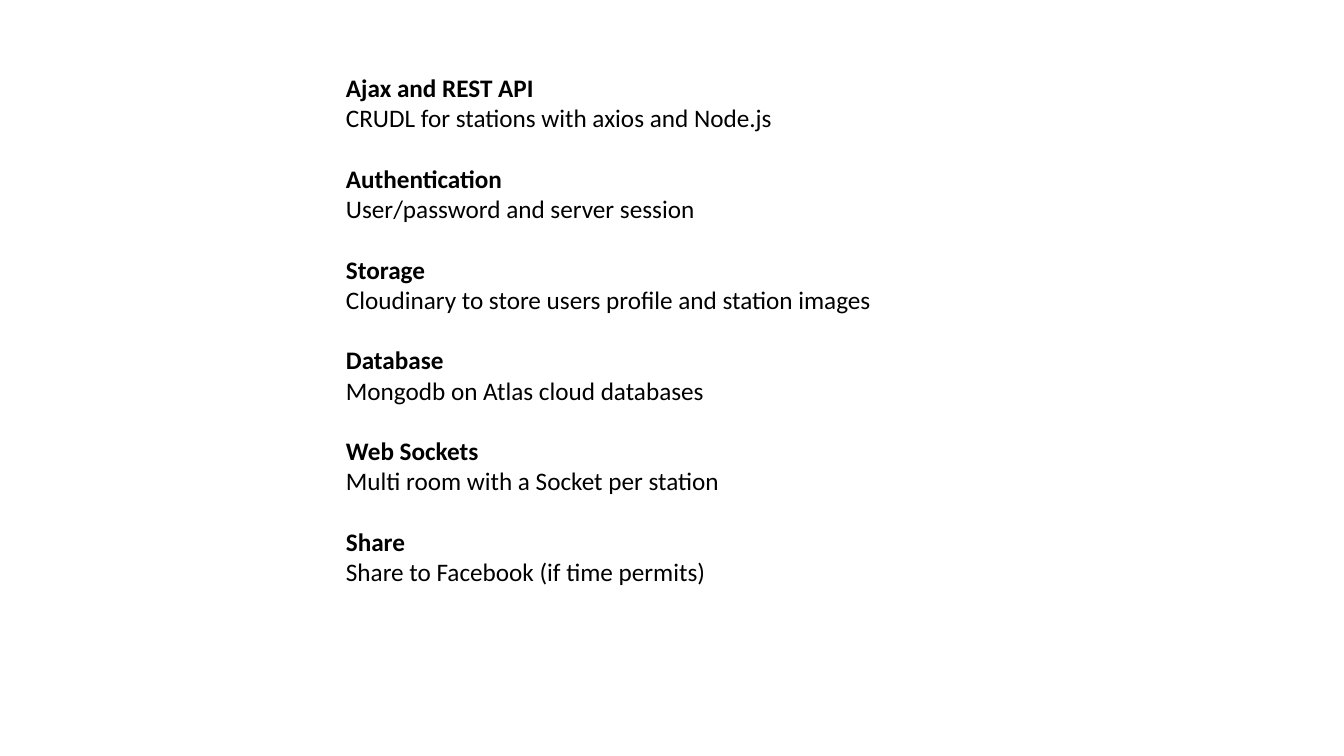
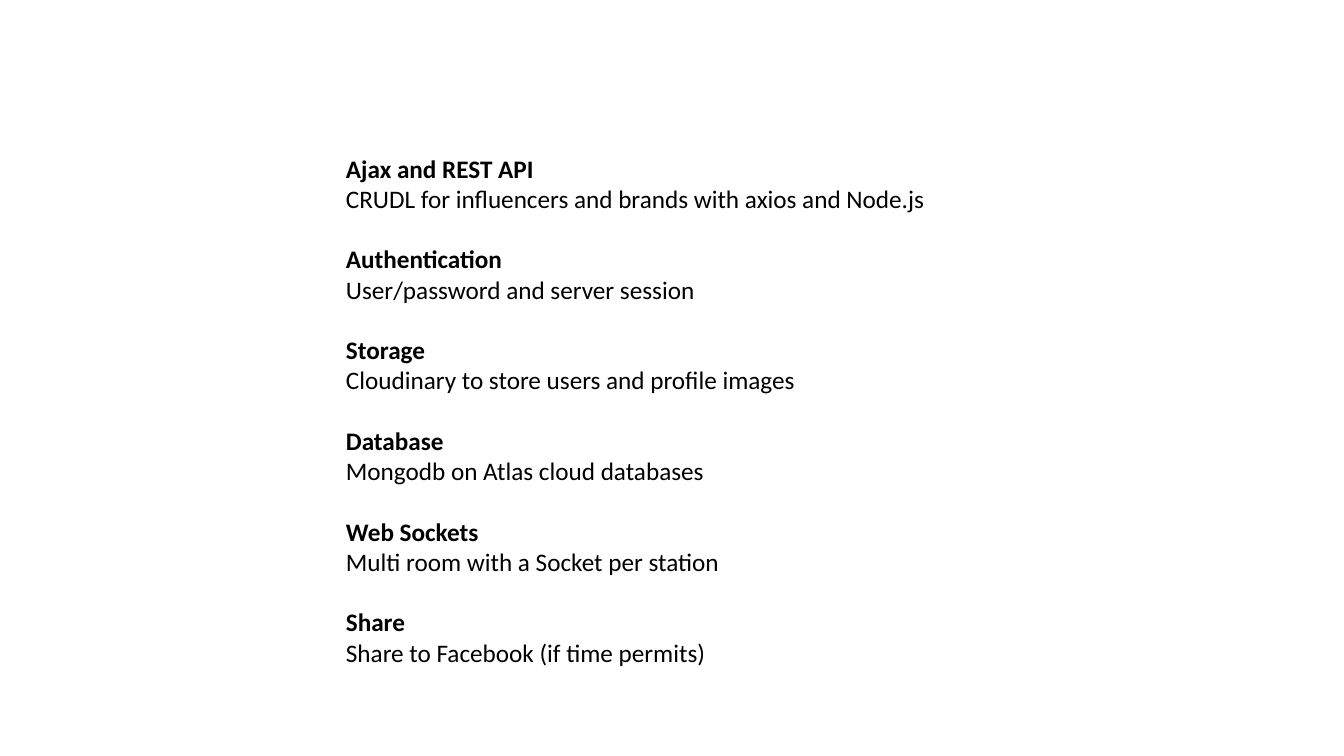
Before and after one commit to EmanuelBenHamo/Fiver-Final-Sprint, a slide deck: slide 27 of Product Definition Document Sample - Vybing - v1.5.pptx (slide 20 before the commit). Drawn at 1344x756 pixels with LibreOffice and Linux fonts; fonts in the diff are those of the drawing. Boxes give left, top, right and bottom in pixels: in the first picture for what was removed or moved away, otherwise in the second. Text is boxed around its words. In the diff, an @@ line names an element or a change of style, - is before the commit and + after.

```diff
--- a/Product Definition Document Sample - Vybing - v1.5.pptx
+++ b/Product Definition Document Sample - Vybing - v1.5.pptx
@@ text "Ajax and REST API": place and size @@
-text "Ajax and REST API" at box(346, 79, 870, 585)
+text "Ajax and REST API" at box(346, 160, 924, 666)
@@ text at box(346, 190, 924, 213): text changed @@
-CRUDL for stations with axios and Node.js
+CRUDL for influencers and brands with axios and Node.js
@@ text at box(346, 371, 795, 394): text changed @@
-Cloudinary to store users profile and station images
+Cloudinary to store users and profile images
```
Also in this commit, not shown: 5 other slides changed, 9 slides added, 2 slides removed.
